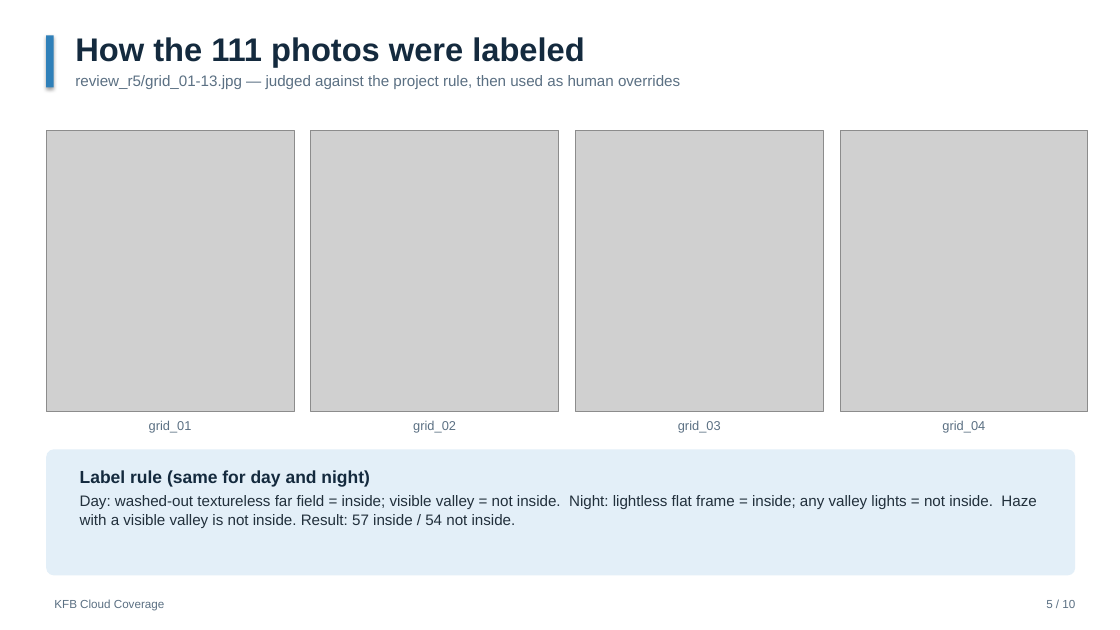
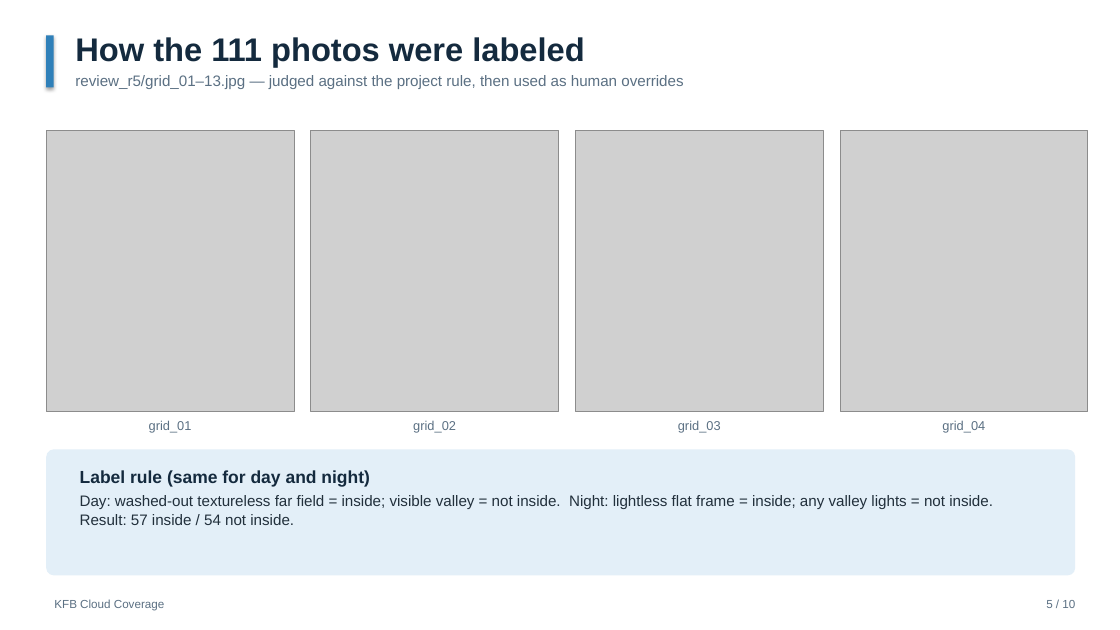
Before and after one commit to matthew169169/kfb-cloud-coverage, a slide deck: slide 5 of KFB_Process_Update.pptx. Drawn at 1120x630 pixels with LibreOffice and Linux fonts; fonts in the diff are those of the drawing; grey boxes stand for pictures. Boxes give left, top, right and bottom in pixels: in the first picture for what was removed or moved away, otherwise in the second. Text is boxed around its words. In the diff, an @@ line names an element or a change of style, - is before the commit and + after.

Commit message:
Present combined-data retrain: date-balanced holdout and process deck
Ship the 10-slide update PPT and docs against the 172,343-row combined
logreg (golden + hourly + Jan–Apr minutes + 111 visual overrides).

```diff
--- a/KFB_Process_Update.pptx
+++ b/KFB_Process_Update.pptx
@@ text at [75, 75, 683, 89]: text changed @@
-review_r5/grid_01-13.jpg — judged against the project rule, then used as human overrides
+review_r5/grid_01–13.jpg — judged against the project rule, then used as human overrides
@@ text at [80, 495, 993, 525]: text changed @@
-Day: washed-out textureless far field = inside; visible valley = not inside. Night: lightless flat frame = inside; any valley lights = not inside. Haze with a visible valley is not inside. Result: 57 inside / 54 not inside.
+Day: washed-out textureless far field = inside; visible valley = not inside. Night: lightless flat frame = inside; any valley lights = not inside. Result: 57 inside / 54 not inside.
```
Also in this commit, not shown: 8 other slides changed, 1 slide added, 1 slide removed, 6 other files.
